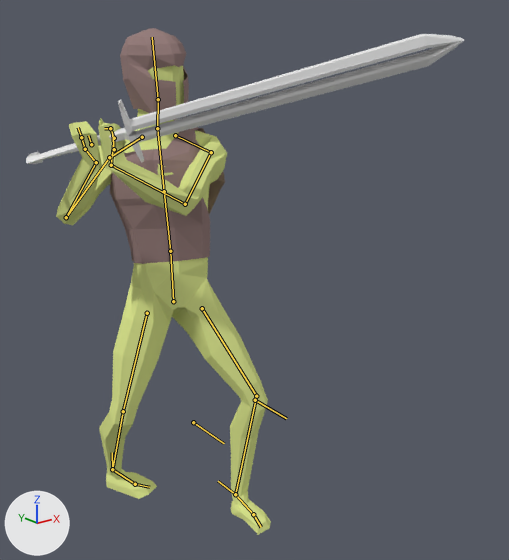
An edit to the Blender file Assets/Characters/man.blend, drawn before and after from the same camera.
The view is the same before and after, from a camera (50 mm lens) standing at (-1.3, -3.12, 1.74) and looking at (0.14, -1.32, 1.02). Every picture has the same lights, and +X, +Y and +Z are marked at lower left. Both versions are drawn at frame 25 of the action 'Defend'; the numbers are the values there. The bones that bend it are drawn over the model as lines.

Objects in the first picture: 'body', 'chestplate', 'helm', 'sword'.
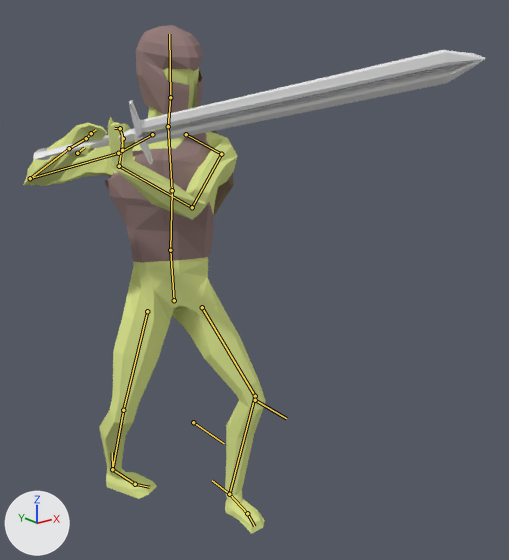
The change in detail:
Bone 'Spine' (bone_spine) turns from (13, -2, 2) to (23, 0, -5) degrees about its own x, y and z.
Bone 'Chest' (bone_chest) turns from (0, -14, 1) to (-7, -13, 6) degrees about its own x, y and z.
Bone 'Head' (bone_head) turns from (0, 0, 0) to (4, 0, 0) degrees about its own x, y and z.
Bone 'UpperArm.R' (bone_upperarm_r) turns from (56, -1, -11) to (38, 11, -47) degrees about its own x, y and z.
Bone 'LowerArm.R' (bone_lowerarm_r) turns from (-88, 12, -57) to (-77, 7, 55) degrees about its own x, y and z.
Bone 'Hand.R' (bone_hand_r) turns from (1, 25, 39) to (0, 0, 0) degrees about its own x, y and z.
Bone 'Finger.R' (bone_finger_r) turns from (-40, -9, -67) to (0, 0, 0) degrees about its own x, y and z.
Bone 'LegIK.L' (bone_legik_l) moves from (0.0, -0.3, 0.0) to (-0.016, -0.28, 0.0).

Changed parts and their boxes [x1, y1, x2, y2] in the pictures (509 x 560 px):
'body', posed (13% wider)
    before: [56, 65, 271, 535]
    after: [23, 67, 266, 534]
'sword', posed (12% shorter)
    before: [26, 34, 464, 164]
    after: [34, 50, 485, 164]
'chestplate', posed (12% wider)
    before: [109, 127, 225, 264]
    after: [104, 131, 234, 262]
'helm', posed
    before: [120, 28, 189, 120]
    after: [136, 25, 203, 115]
bone 'Spine', root to tip
    before: (170, 251) to (164, 191)
    after: (170, 250) to (172, 190)
bone 'Chest', root to tip
    before: (164, 191) to (157, 128)
    after: (172, 190) to (168, 126)
bone 'Head', root to tip
    before: (158, 99) to (152, 37)
    after: (170, 97) to (169, 34)
bone 'UpperArm.R', root to tip
    before: (109, 157) to (66, 217)
    after: (118, 153) to (30, 178)
bone 'LowerArm.R', root to tip
    before: (66, 217) to (96, 162)
    after: (30, 178) to (69, 148)
bone 'Hand.R', root to tip
    before: (96, 162) to (85, 149)
    after: (69, 148) to (86, 138)
bone 'Finger.R', root to tip
    before: (85, 149) to (81, 137)
    after: (86, 138) to (91, 133)
bone 'LegIK.L', root to tip
    before: (235, 494) to (218, 481)
    after: (229, 494) to (212, 480)
